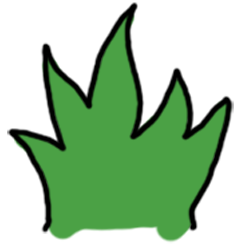
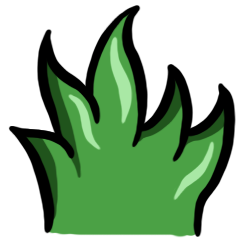
Before/after of a 246x246 layered artwork. What changed in the layer stack:
added layer "Ebene 5" above "Ebene 7" over [8, 5, 236, 237]
added layer "Ebene 7" above "Ebene 6" over [23, 36, 231, 221]
added layer "Ebene 6" above "Ebene 3" over [19, 8, 232, 238]
moved "Ebene 1" into group "Gruppe 1" over [7, 2, 234, 234]
moved "Ebene 2" into group "Gruppe 1" over [14, 11, 232, 244]
